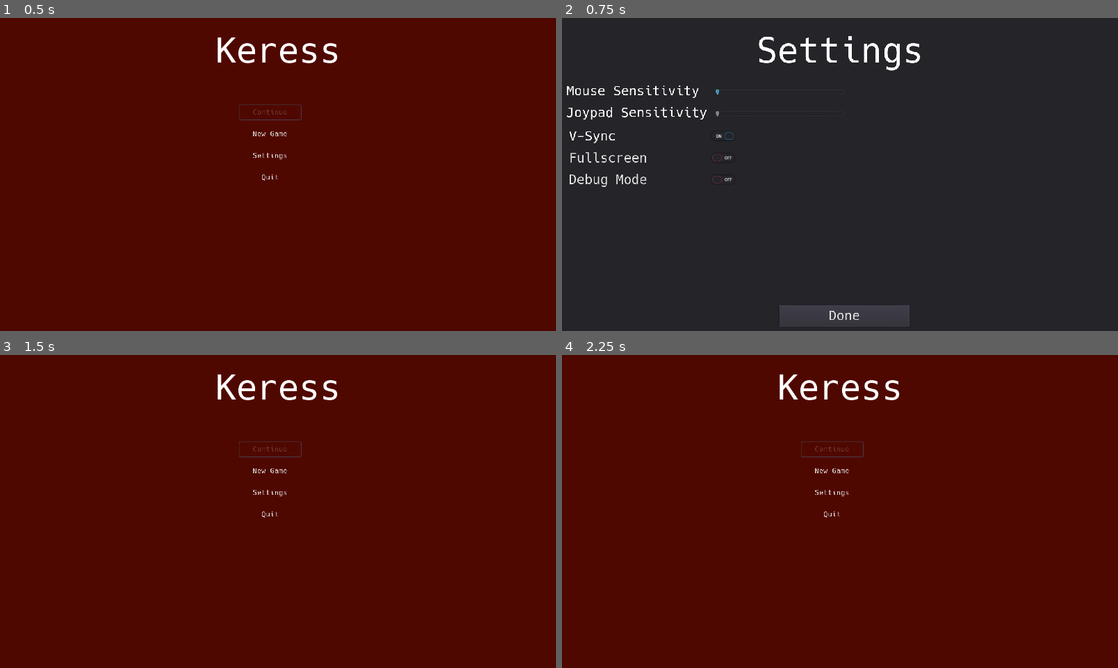
Above: before the commit, frames 1-4 (two rows, left to right).
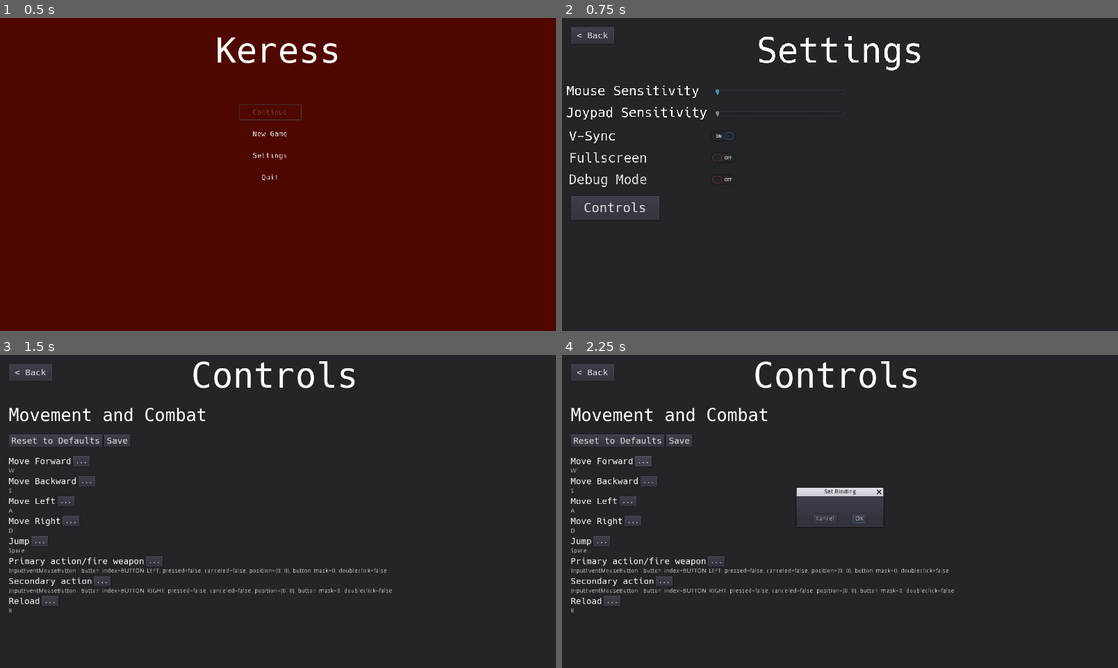
Above: after the commit, the same moments.

Repository: duckinator/keress
Game: Godot game, scene res://menus/MainMenu.tscn
Two runs of this game, one before a commit and one after it. Both use one fixed random seed, a clock stepped at 60 frames per second and the inputs below.
Inputs (mouse positions are in pixels of both pictures, inside the frame that each line leads up to):
- Up to frame 1 (0.5 s): no input
- Up to frame 2 (0.75 s): click "Settings" at 0.5 s
- Up to frame 3 (1.5 s): click "Done" (after the commit: "Controls") at 1.25 s
- Up to frame 4 (2.25 s): click (645, 461) at 2 s, where only the run after the commit has a clickable "..."

Frame 1 is identical in both runs. In frame 2, 2.1% of the frame differs, in the area x 1-63%, y 2-99%; in frame 3, 100%, in the area x 0-100%, y 0-100%; in frame 4, 100%.

Commit message:
wheeeeee

Diff:
--- a/src/menus/InputMapper.gd
+++ b/src/menus/InputMapper.gd
@@ -32,6 +32,7 @@
 var sound
 var mouse
 var joypad
+var done
 
 onready var categories = {
 	#"sound": sound,
@@ -46,6 +47,7 @@
 	return l
 
 func _ready():
+	done = $Panel/Done
 	var hbox = $Panel/ScrollContainer/HBoxContainer
 	var vbox = hbox.get_node("VBoxContainer")
 	#sound = vbox.get_node("Sound")
--- a/src/menus/InputMapper.tscn
+++ b/src/menus/InputMapper.tscn
@@ -20,6 +20,11 @@
 
 [sub_resource type="DynamicFont" id=3]
 size = 40
+use_filter = true
+font_data = ExtResource( 2 )
+
+[sub_resource type="DynamicFont" id=5]
+size = 20
 use_filter = true
 font_data = ExtResource( 2 )
 
@@ -118,8 +123,15 @@
 margin_right = 1225.0
 margin_bottom = 154.0
 
+[node name="Done" type="Button" parent="Panel"]
+margin_left = 20.0
+margin_top = 20.0
+margin_right = 120.0
+margin_bottom = 60.0
+custom_fonts/font = SubResource( 5 )
+text = "< Back"
+
 [node name="InputMapDialog" type="ConfirmationDialog" parent="."]
-visible = true
 margin_right = 200.0
 margin_bottom = 70.0
 window_title = "Set Binding"
--- a/src/menus/MainMenu.gd
+++ b/src/menus/MainMenu.gd
@@ -24,6 +24,10 @@
 	assert(err == OK)
 	err = $Panels/Settings/CheckButton_Debug.connect("pressed", self, "toggle_debug")
 	assert(err == OK)
+	err = $Panels/Settings/Button_Controls.connect("pressed", self, "panel_select", ["InputMapper"])
+	assert(err == OK)
+	err = $Panels/InputMapper.done.connect("pressed", self, "panel_select", ["Settings"])
+	assert(err == OK)
 
 	$Panels/Settings/CheckButton_VSync.pressed = Settings.fetch("vsync", true)
 	$Panels/Settings/CheckButton_Fullscreen.pressed = Settings.fetch("fullscreen", false)
@@ -31,6 +35,7 @@
 
 	$Panels/Start/Button_Continue.disabled = not Settings.fetch("has_played")
 
+	$Panels/InputMapper.load_config()
 	load_settings()
 
 	panel_select("Start")
--- a/src/menus/MainMenu.tscn
+++ b/src/menus/MainMenu.tscn
@@ -44,8 +44,14 @@
 size = 30
 font_data = ExtResource( 2 )
 
+[sub_resource type="DynamicFont" id=12]
+size = 30
+use_filter = true
+font_data = ExtResource( 2 )
+
 [sub_resource type="DynamicFont" id=11]
-size = 30
+size = 20
+use_filter = true
 font_data = ExtResource( 2 )
 
 [node name="MainMenu" type="Control"]
@@ -146,7 +152,6 @@
 flat = true
 
 [node name="Settings" type="Panel" parent="Panels"]
-visible = false
 margin_right = 1280.0
 margin_bottom = 720.0
 
@@ -231,17 +236,25 @@
 custom_fonts/font = SubResource( 10 )
 text = "Debug Mode"
 
+[node name="Button_Controls" type="Button" parent="Panels/Settings"]
+margin_left = 20.0
+margin_top = 410.0
+margin_right = 224.0
+margin_bottom = 464.0
+custom_fonts/font = SubResource( 12 )
+text = "Controls"
+
 [node name="Button_Back" type="Button" parent="Panels/Settings"]
-margin_left = 500.0
-margin_top = 660.0
-margin_right = 800.0
-margin_bottom = 710.0
+margin_left = 20.0
+margin_top = 20.0
+margin_right = 120.0
+margin_bottom = 60.0
 focus_neighbour_top = NodePath("../CheckButton_Debug")
 focus_neighbour_bottom = NodePath("../HSlider_Mouse_Sensitivity")
 focus_next = NodePath("../HSlider_Mouse_Sensitivity")
 focus_previous = NodePath("../CheckButton_Debug")
 custom_fonts/font = SubResource( 11 )
-text = "Done"
+text = "< Back"
 
 [node name="InputMapper" parent="Panels" instance=ExtResource( 3 )]
 visible = false
Not shown: 1 places in src/menus/InputMapper.tscn that only renumber resources
Not shown: 1 places in src/menus/MainMenu.tscn that only renumber resources
